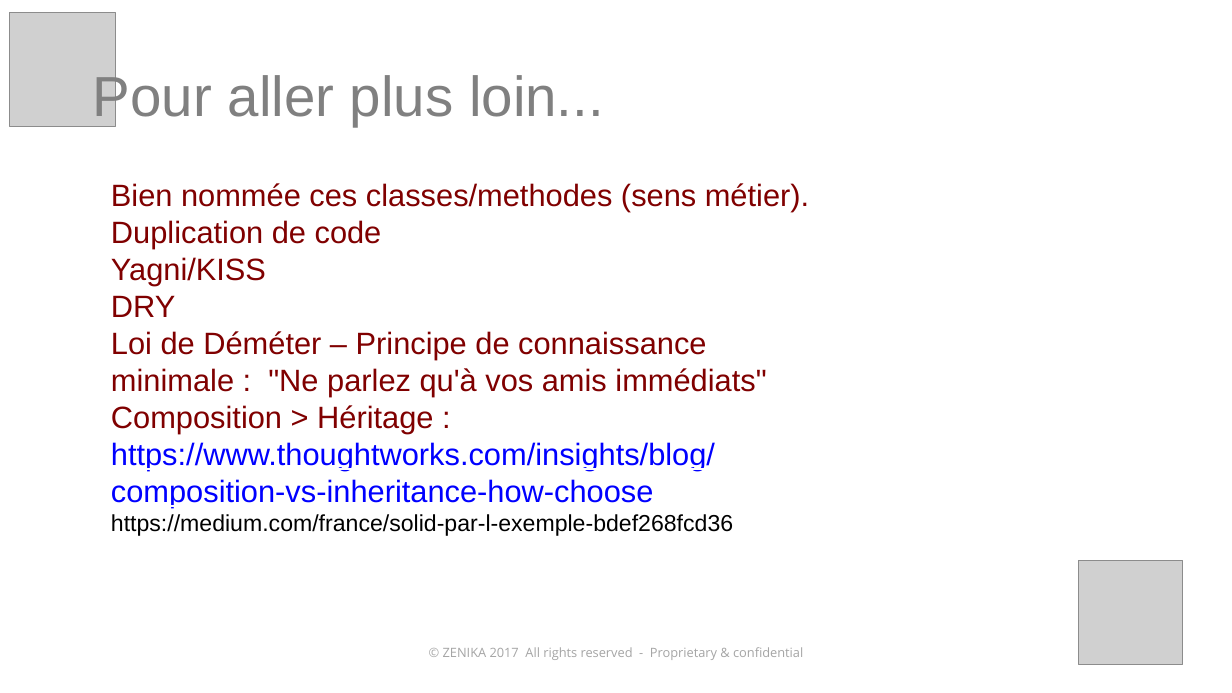
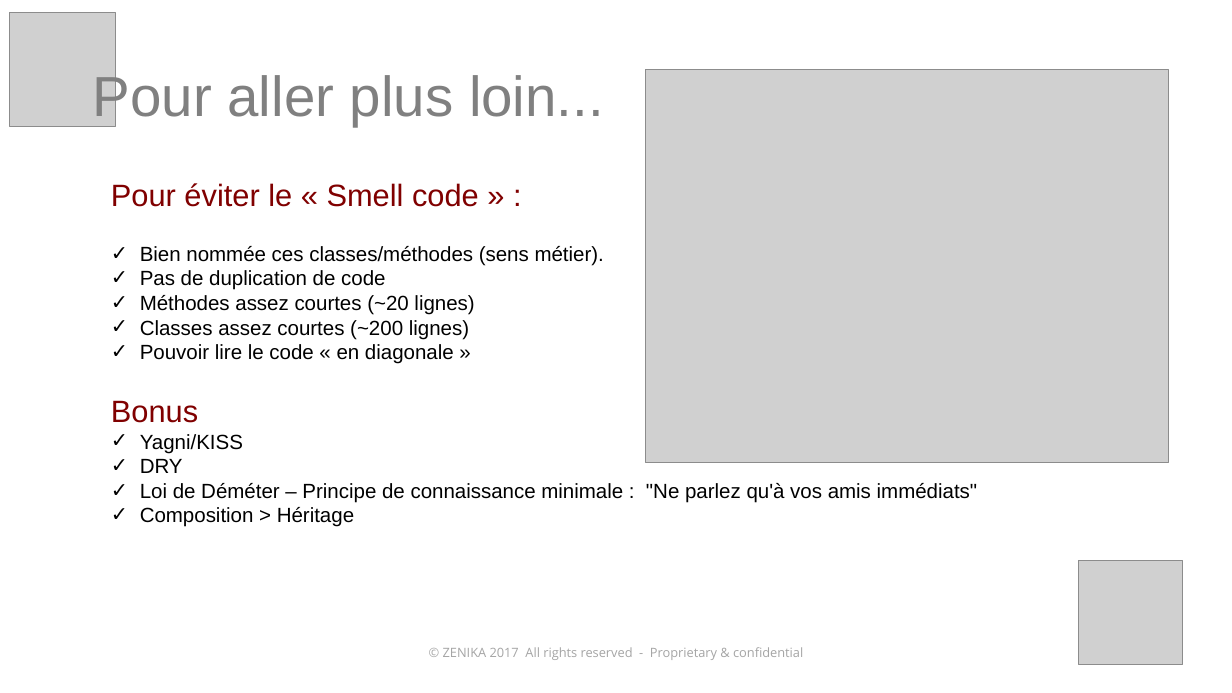
Before and after one commit to kronann/solid-dinosaur, a slide deck: slide 17 of solid-workshop.pptx (slide 16 before the commit). Drawn at 1232x693 pixels with LibreOffice and Linux fonts; fonts in the diff are those of the drawing; grey boxes stand for pictures. Boxes give left, top, right and bottom in pixels: in the first picture for what was removed or moved away, otherwise in the second. Text is boxed around its words. In the diff, an @@ line names an element or a change of style, - is before the commit and + after.

Commit message:
chore: Add solid examples + ppt

```diff
--- a/solid-workshop.pptx
+++ b/solid-workshop.pptx
@@ picture added at (x1=645, y1=69, x2=1168, y2=462) @@
@@ text at (x1=111, y1=183, x2=604, y2=423): text changed; size 24 to 16 pt; text colour #800000 to #000000 @@
-Bien nommée ces classes/methodes (sens métier).
-Duplication de code
+Pour éviter le « Smell code » :
+✓ Bien nommée ces classes/méthodes (sens métier).
+✓ Pas de duplication de code
+✓ Méthodes assez courtes (~20 lignes)
+✓ Classes assez courtes (~200 lignes)
+✓ Pouvoir lire le code « en diagonale »
+Bonus
@@ text at (x1=140, y1=434, x2=978, y2=503): size 24 to 16 pt, text colour #800000 to #000000 in "Yagni/KISS", "DRY", "Loi de Déméter – Principe de connaissance ..."; bullet none to ✓ @@
@@ text at (x1=140, y1=507, x2=354, y2=527): text changed; size 24 to 16 pt; text colour #0000FF to #000000 @@
-Composition > Héritage :
-https://www.thoughtworks.com/insights/blog/composition-vs-inheritance-how-choose
-https://medium.com/france/solid-par-l-exemple-bdef268fcd36
+✓ Composition > Héritage
```
Also in this commit, not shown: 8 other slides changed, 1 slide added, 10 other files.
